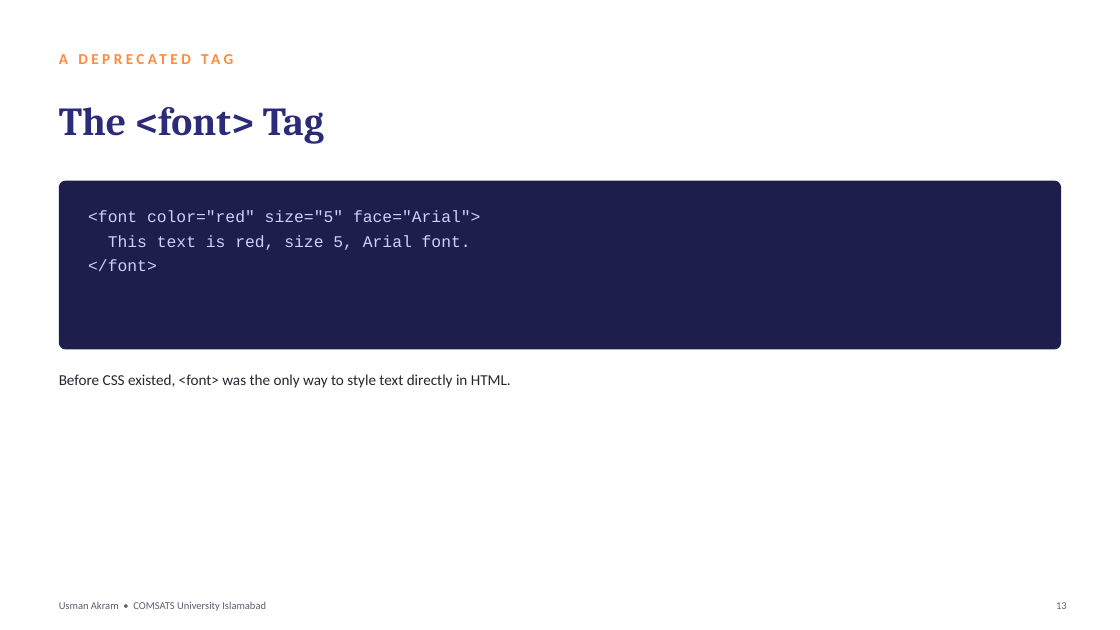
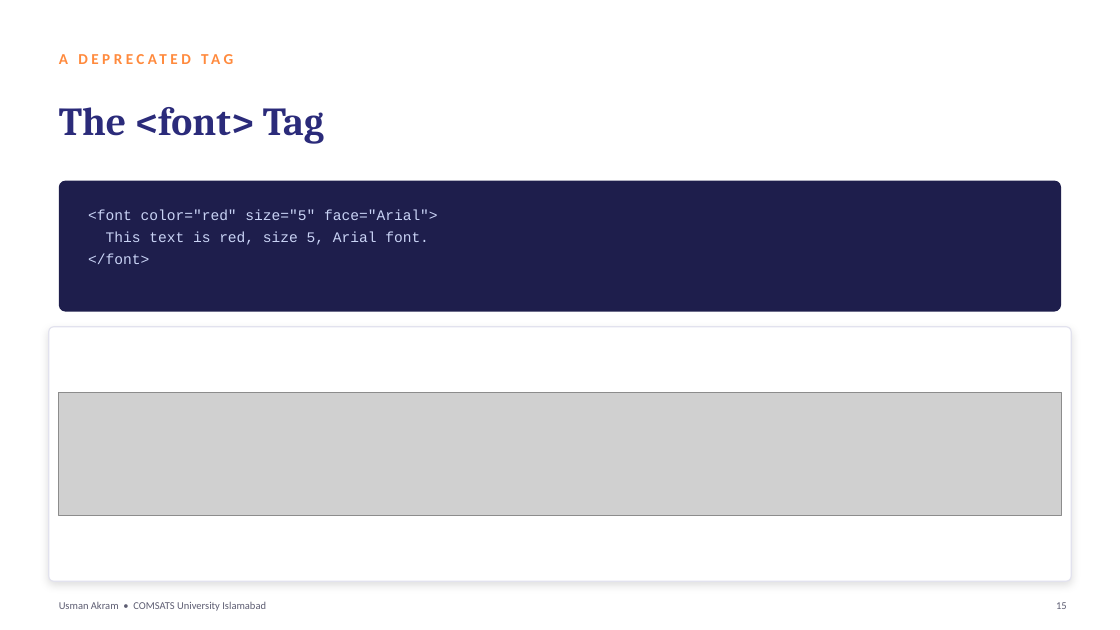
Before and after one commit to mua22/mern-web-book, a slide deck: slide 15 of slides/CSC336-Lecture-03-HTML-and-HTML5-Fundamentals.pptx (slide 13 before the commit). Drawn at 1120x630 pixels with LibreOffice and Linux fonts; fonts in the diff are those of the drawing; grey boxes stand for pictures. Boxes give left, top, right and bottom in pixels: in the first picture for what was removed or moved away, otherwise in the second. Text is boxed around its words. In the diff, an @@ line names an element or a change of style, - is before the commit and + after.

```diff
--- a/slides/CSC336-Lecture-03-HTML-and-HTML5-Fundamentals.pptx
+++ b/slides/CSC336-Lecture-03-HTML-and-HTML5-Fundamentals.pptx
@@ rounded rectangle: place and size @@
-rounded rectangle at [59, 181, 1061, 350]
+rounded rectangle at [59, 181, 1061, 312]
@@ rounded rectangle at [59, 181, 1061, 312]: proportions changed @@
@@ text "<font color="red" size="5" face="Arial">" at [88, 209, 438, 264]: size 14 to 12.5 pt @@
@@ rounded rectangle added at [49, 327, 1071, 581], fill #FFFFFF, outline #E2E2EE 1 pt @@
@@ text removed at [59, 374, 511, 388] @@
-Before CSS existed, <font> was the only way to style text directly in HTML.
@@ picture added at [59, 392, 1061, 515] @@
```
Also in this commit, not shown: 15 other slides changed, 14 slides added, 9 slides removed, 8 other files.
